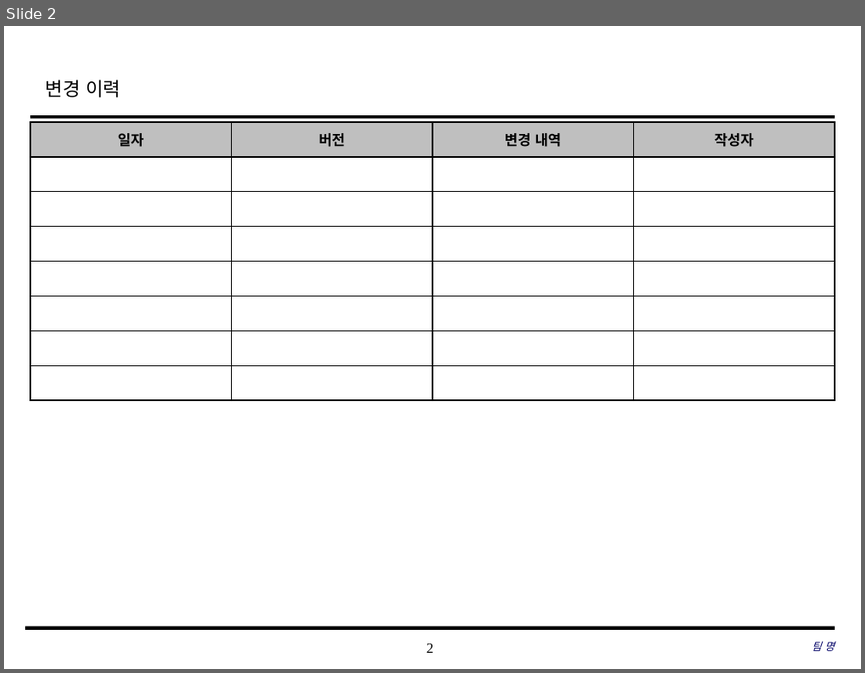
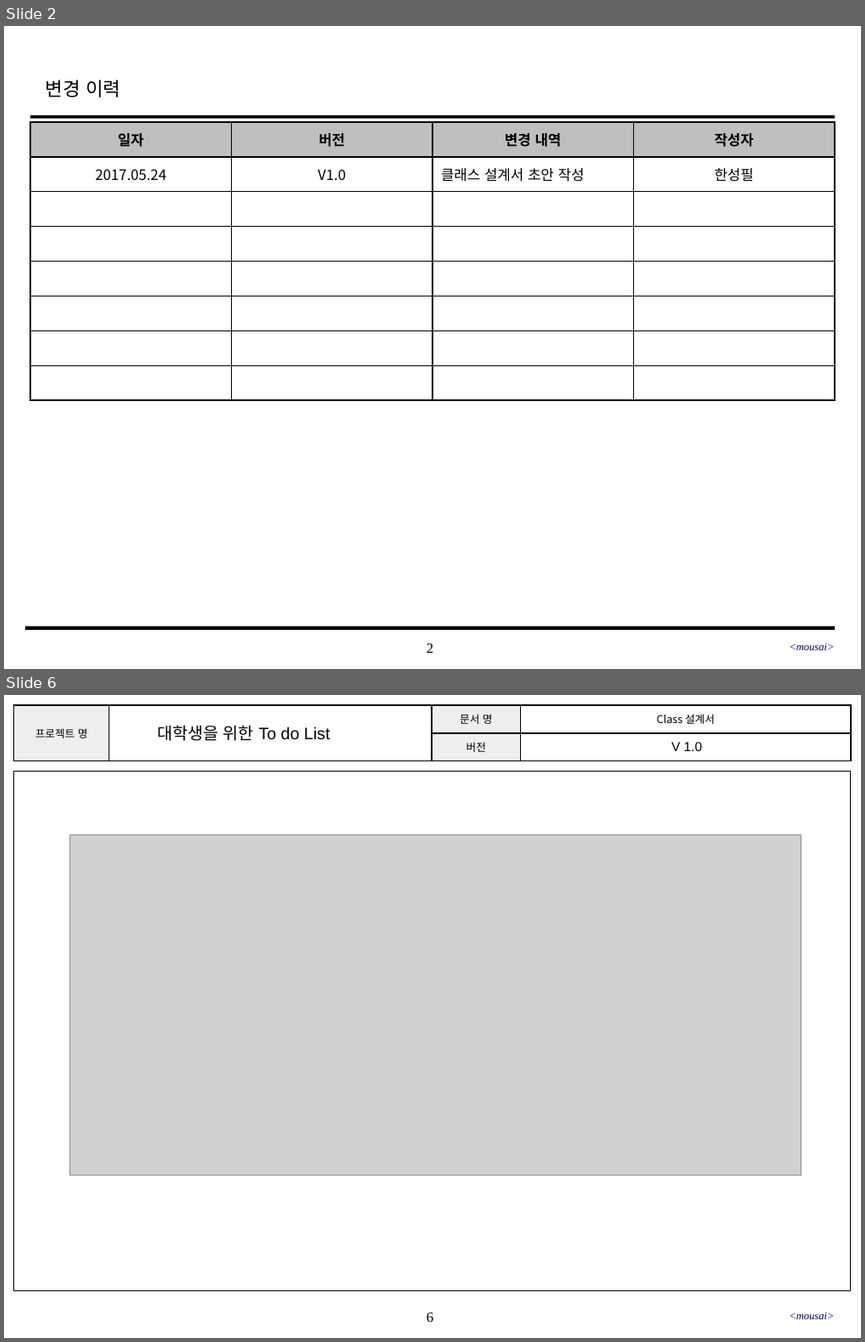
Before and after one commit to SE-admin/SE2017_2_mousai, a slide deck: doc/3_ 설계서/Class Design.pptx. Shown one above the other, each under a label of ours: slide 2 before the commit, slides 2 and 6 after it; the slides between them are not shown. The pictures are 865x673 and 865x1342 pixels, drawn with LibreOffice and Linux fonts; fonts in the diff are those of the drawing; grey boxes stand for pictures; background and template pictures are left out. Boxes give left, top, right and bottom in pixels: in the first picture for what was removed or moved away, otherwise in the second. Text is boxed around its words. In the diff, an @@ line names an element or a change of style, - is before the commit and + after.

Commit message:
Class Design 20170524_01_한성필

```diff
--- a/doc/3_ 설계서/Class Design.pptx
+++ b/doc/3_ 설계서/Class Design.pptx
@@ slide 6 added at [4,695,861,1338], background #FFFFFF; not listed: 1 template element that a slide beside it also shows @@
@@ table added at [13,705,851,761], 2 rows, 4 columns @@
+프로젝트 명 |  | 문서 명 | Class 설계서
+ |  | 버전 | V X.X
@@ text added at [157,725,330,741], 14 pt, text #000000 @@
+대학생을 위한 To do List
@@ text added at [671,742,702,751], 11 pt, text #000000 @@
+V 1.0
@@ rectangle added at [13,771,851,1291], outline #000000 0.75 pt @@
@@ picture added at [70,835,800,1175] @@
@@ text added at [789,1312,834,1319], 9 pt, text #000066, italic @@
+<mousai>
@@ slide 2 changed as well @@
@@ table at [30,122,836,399] @@
+row 2: 2017.05.24 | V1.0 | 클래스 설계서 초안 작성 | 한성필
-row 8:  |  |  | 
@@ text at [789,643,834,650]: text changed @@
-팀 명
+<mousai>
```
Also in this commit, not shown: 1 other slide changed, 3 other slides added, 1 slide removed.
